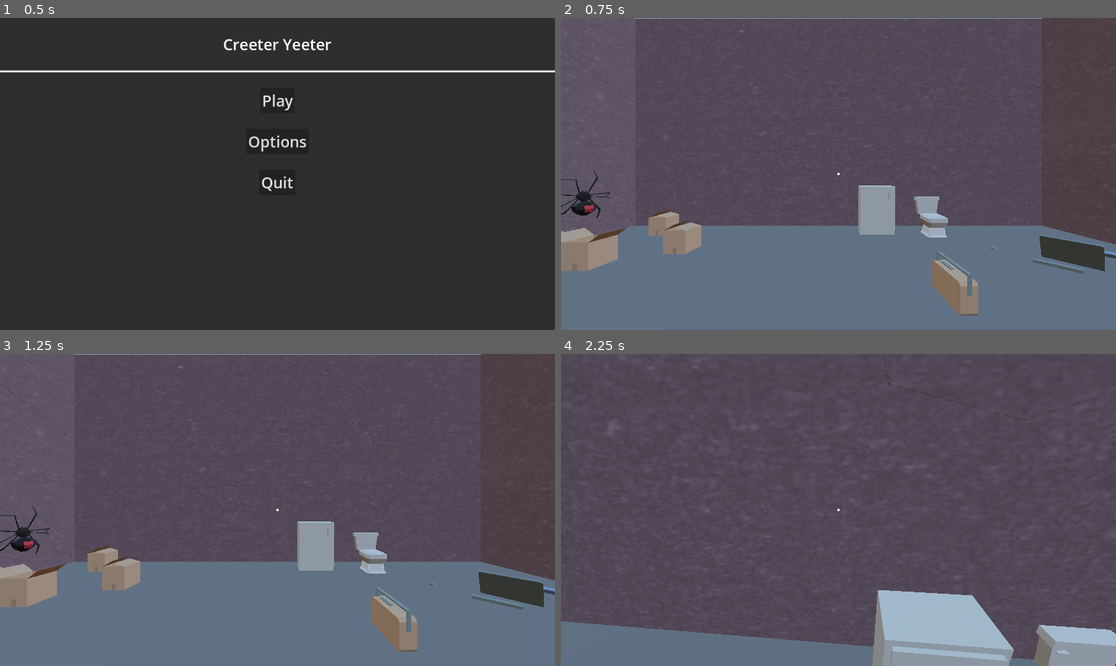
Above: before the commit, frames 1-4 (two rows, left to right).
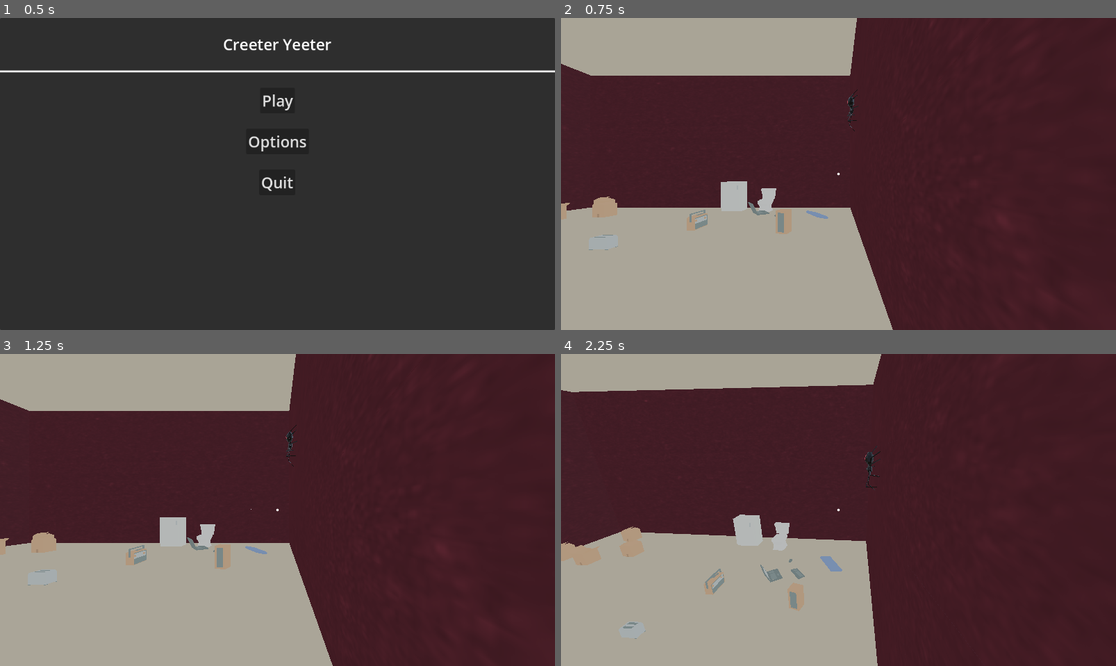
Above: after the commit, the same moments.

Repository: rcorre/wildjam84
Game: Godot game, scene res://menus/title/Title.tscn
Same seed, same stepped clock (60 frames per second), same inputs: the game is played once before the commit and once after it.
Inputs (mouse positions are in pixels of both pictures, inside the frame that each line leads up to):
- Up to frame 1 (0.5 s): no input
- Up to frame 2 (0.75 s): click "Play" at 0.5 s
- Up to frame 3 (1.25 s): no input
- Up to frame 4 (2.25 s): tap Enter at 1.25 s; move the mouse to (866, 510) at 1.27 s; hold Right mouse button (drop) 1.28-2.03 s; hold W (forward) from 1.28 s (still down); tap Space (jump) at 1.52 s; move the mouse to (810, 510) at 2.02 s; click (810, 510) at 2.1 s

Frame 1 is identical in both runs. In frame 2, 100% of the frame differs, in the area x 0-100%, y 0-100%; in frame 3, 100%; in frame 4, 100%.

Commit message:
Add bug spawner, ceiling, ambient light

Diff:
--- a/global/Constants.gd
+++ b/global/Constants.gd
@@ -5,4 +5,6 @@
 	"EAST": "EAST",
 	"WEST": "WEST",
 	"SOUTH": "SOUTH",
+	"UP": "UP",
+	"DOWN": "DOWN",
 }
--- a/scenes/Bugs/Bug.gd
+++ b/scenes/Bugs/Bug.gd
@@ -9,6 +9,8 @@
 
 # How fast the jump animation is
 const JUMP_ANIM_SECS := 0.25
+
+signal on_bug_death(bug: Bug)
 
 @onready var visibility_notifier: VisibleOnScreenNotifier3D = $VisibleOnScreenNotifier3D
 
@@ -106,7 +108,7 @@
 		return
 	health -= damage
 	if health <= 0:
-		get_tree().create_timer(3.0).timeout.connect(queue_free)
+		on_bug_death.emit(self)
 		splat_sound.play()
 		splat_particles.emitting = true
 		collision_layer = 0
--- /dev/null
+++ b/scenes/Bugs/Controller/BugController.gd
@@ -0,0 +1,118 @@
+class_name BugController extends Node3D
+
+const DIFFICULTY_LEVELS = [
+	{
+		# It's assumed that the chances will always total to 100
+		"bugs": [
+			{
+				"name": "Spider",
+				"chance": 100,
+			},
+		],
+		"min_spawn_frequency": 5.0,
+		"max_spawn_frequency": 10.0,
+		"max_concurrent_bugs": 3,
+	},
+]
+
+const ROOM_SIDES = {
+	1: Constants.DIRECTION.NORTH,
+	2: Constants.DIRECTION.EAST,
+	3: Constants.DIRECTION.WEST,
+	4: Constants.DIRECTION.SOUTH,
+	5: Constants.DIRECTION.UP,
+	6: Constants.DIRECTION.DOWN
+}
+
+@export var Spider : PackedScene
+
+var difficulty_level: int
+var bugs : Array[Bug] = []
+
+func _ready() -> void:
+	var timer := Timer.new()
+	add_child(timer)
+	timer.one_shot = true
+	timer.timeout.connect(spawn.bind(timer))
+	spawn(timer)
+
+func _on_bug_death(bug: Bug) -> void:
+	var index := bugs.find(bug)
+	bugs.remove_at(index)
+	get_tree().create_timer(3.0).timeout.connect(bug.queue_free)
+
+func _get_bug_scene(bug_name: String) -> PackedScene:
+	match bug_name:
+		"Spider": return Spider
+		_: return Spider
+
+func _pick_bug(options: Array) -> PackedScene:
+	var rand_val := randi_range(1, 100)
+	for option in options:
+		rand_val -= option.chance
+		if rand_val <= 0:
+			return _get_bug_scene(option.name as String)
+	return _get_bug_scene("")
+
+func _place_on_bounds(bug: Bug, x_bounds: Vector2, y_bounds: Vector2, z_bounds: Vector2) -> void:
+	var final_x : float = INF
+	var final_y : float = INF
+	var final_z : float = INF
+
+	# pick which surface of the room the bug will spawn on
+	var side := ROOM_SIDES[randi_range(1, 6)] as String
+	match side:
+		Constants.DIRECTION.NORTH:
+			final_x = x_bounds.y
+			bug.rotation_degrees = Vector3(90, 0, 90)
+		Constants.DIRECTION.SOUTH:
+			final_x = x_bounds.x
+			# I think I was gimbal locking or something idunno
+			bug.rotation_degrees = Vector3(90, 180, 0)
+			bug.rotate(Vector3.UP, -PI / 2)
+		Constants.DIRECTION.EAST:
+			final_z = z_bounds.y
+			bug.rotation_degrees = Vector3(90, 180, 0)
+		Constants.DIRECTION.WEST:
+			final_z = z_bounds.x
+			bug.rotation_degrees = Vector3(90, 0, 0)
+		Constants.DIRECTION.UP:
+			final_y = y_bounds.y
+			bug.rotation_degrees = Vector3(180, 0, 0)
+		Constants.DIRECTION.DOWN:
+			final_y = y_bounds.x
+			bug.rotation_degrees = Vector3(0, 0, 0)
+
+	if final_x == INF:
+		final_x = randf_range(x_bounds.x, x_bounds.y)
+	if final_y == INF:
+		final_y = randf_range(y_bounds.x, y_bounds.y)
+	if final_z == INF:
+		final_z = randf_range(z_bounds.x, z_bounds.y)
+
+	bug.position = Vector3(final_x, final_y, final_z)
+
+func spawn(timer: Timer) -> void:
+	var config : Dictionary = DIFFICULTY_LEVELS[difficulty_level]
+	timer.start(randf_range(config.min_spawn_frequency as float, config.max_spawn_frequency as float))
+
+	if bugs.size() >= config.max_concurrent_bugs:
+		return
+
+	var next_bug := _pick_bug(config.bugs).instantiate() as Bug
+	bugs.append(next_bug)
+	next_bug.on_bug_death.connect(_on_bug_death)
+
+	add_child(next_bug)
+	_place_on_bounds(
+		next_bug,
+		Vector2(-5.9, 5.9),
+		Vector2(-2.9, 2.9),
+		Vector2(-5.9, 5.9),
+	)
+
+func with_args(
+	level: int,
+) -> BugController:
+	difficulty_level = clamp(level, 0, DIFFICULTY_LEVELS.size())
+	return self
--- /dev/null
+++ b/scenes/Bugs/Controller/BugController.tscn
@@ -0,0 +1,8 @@
+[gd_scene load_steps=3 format=3 uid="uid://bmuj4v85vq2os"]
+
+[ext_resource type="Script" uid="uid://rcv2hs2w8v32" path="res://scenes/Bugs/Controller/BugController.gd" id="1_8mp4u"]
+[ext_resource type="PackedScene" uid="uid://dmv485f177oai" path="res://scenes/Bugs/Spider.tscn" id="2_kk0mv"]
+
+[node name="BugController" type="Node3D"]
+script = ExtResource("1_8mp4u")
+Spider = ExtResource("2_kk0mv")
--- a/scenes/Level/LevelController.gd
+++ b/scenes/Level/LevelController.gd
@@ -25,6 +25,7 @@
 		build_east,
 		build_south,
 		build_west,
+		0, # id - 1, # todo: scale based on distance from center, also add new difficulty levels
 	)
 	self.add_child(new_room)
 	new_room.translate(Vector3.UP * 3)
--- a/scenes/Level/Rooms/FurnitureSets/LivingRoom.tscn
+++ b/scenes/Level/Rooms/FurnitureSets/LivingRoom.tscn
@@ -66,7 +66,7 @@
 
 [node name="televisionModern" parent="." instance=ExtResource("12_qlp8u")]
 transform = Transform3D(-1.5, 0, -1.31134e-07, 0, 1.5, 0, 1.31134e-07, 0, -1.5, 2.00467, 0.984404, 0.332862)
-item_size = 3
+item_size = 2
 
 [node name="lampRoundFloor" parent="." instance=ExtResource("13_nfv1r")]
 transform = Transform3D(1.5, 0, 0, 0, 1.5, 0, 0, 0, 1.5, -4.87908, -0.0149872, 0.0192828)
--- a/scenes/Level/Rooms/Room.gd
+++ b/scenes/Level/Rooms/Room.gd
@@ -6,6 +6,7 @@
 
 @export var walls : Array[PackedScene]
 @export var furniture_sets : Array[PackedScene]
+@export var bug_controller : PackedScene
 
 var wall_offsets = {
 	Constants.DIRECTION.NORTH: Vector4(6, 0, 0, PI / 2),
@@ -20,6 +21,7 @@
 var build_east : bool
 var build_south : bool
 var build_west : bool
+var mobs_difficulty_level : int
 
 func _coin_flip() -> bool:
 	return randi_range(0, 1) == 1
@@ -60,6 +62,9 @@
 	furniture_set.rotate(Vector3.UP, furniture_rotation)
 	furniture_set.translate(Vector3.DOWN * 3)
 
+func _build_bug_controller() -> void:
+	var bc := (bug_controller.instantiate() as BugController).with_args(mobs_difficulty_level)
+	self.add_child(bc)
 
 func _ready() -> void:
 	assert(walls.size() > 0)
@@ -68,9 +73,9 @@
 	self.name = "room%d" % id
 
 	var wall_color = Color.from_rgba8(
-		randi_range(50, 255),
-		randi_range(50, 255),
-		randi_range(50, 255),
+		randi_range(50, 200),
+		randi_range(50, 200),
+		randi_range(50, 200),
 	)
 	var material := StandardMaterial3D.new()
 	material.albedo_color = wall_color
@@ -86,6 +91,7 @@
 		_build_that_wall(Constants.DIRECTION.WEST, material)
 
 	_build_furniture_set()
+	_build_bug_controller()
 
 func _on_wall_break(broken_wall_name: String) -> void:
 	on_room_breach.emit(id, broken_wall_name)
@@ -96,13 +102,14 @@
   build_north_wall := true,
   build_east_wall := true,
   build_south_wall := true,
-  build_west_wall := true
+  build_west_wall := true,
+	room_difficulty_level := 0,
 ) -> Room:
-	# todo: difficulty level or something, room can take over bug generation
 	self.id = room_id
 	self.room_offset = position_offset
 	self.build_north = build_north_wall
 	self.build_east = build_east_wall
 	self.build_south = build_south_wall
 	self.build_west = build_west_wall
+	self.mobs_difficulty_level = room_difficulty_level
 	return self
--- a/scenes/Level/Rooms/Room.tscn
+++ b/scenes/Level/Rooms/Room.tscn
@@ -9,8 +9,10 @@
 [ext_resource type="PackedScene" uid="uid://c1b2hoorv03px" path="res://scenes/Level/Rooms/FurnitureSets/LivingRoom.tscn" id="7_j2tat"]
 [ext_resource type="PackedScene" uid="uid://dayawcma35yft" path="res://scenes/Level/Rooms/FurnitureSets/Barracks.tscn" id="8_3vc61"]
 [ext_resource type="PackedScene" uid="uid://h0gq3ipe30fs" path="res://scenes/Level/Rooms/FurnitureSets/GameJammerCave.tscn" id="9_x3p5o"]
+[ext_resource type="PackedScene" uid="uid://bmuj4v85vq2os" path="res://scenes/Bugs/Controller/BugController.tscn" id="10_i5fjv"]
 
 [node name="Room" type="Node3D"]
 script = ExtResource("1_ftteg")
 walls = Array[PackedScene]([ExtResource("2_xgo5k"), ExtResource("3_u1muq")])
 furniture_sets = Array[PackedScene]([ExtResource("4_u1muq"), ExtResource("5_12eac"), ExtResource("6_4mnbc"), ExtResource("7_j2tat"), ExtResource("8_3vc61"), ExtResource("9_x3p5o")])
+bug_controller = ExtResource("10_i5fjv")
--- a/scenes/Main.tscn
+++ b/scenes/Main.tscn
@@ -1,7 +1,6 @@
-[gd_scene load_steps=10 format=3 uid="uid://ksrgiopp2i6f"]
+[gd_scene load_steps=11 format=3 uid="uid://ksrgiopp2i6f"]
 
 [ext_resource type="PackedScene" uid="uid://dt8d8bapujifn" path="res://scenes/Player.tscn" id="1_elqb8"]
-[ext_resource type="PackedScene" uid="uid://dmv485f177oai" path="res://scenes/Bugs/Spider.tscn" id="4_rarhs"]
 [ext_resource type="Script" uid="uid://v7r44van6ys4" path="res://scenes/Level/LevelController.gd" id="8_q8u5g"]
 [ext_resource type="PackedScene" uid="uid://cjm3fhg3ivebn" path="res://scenes/Level/Rooms/Room.tscn" id="9_lhr70"]
 
@@ -15,12 +14,22 @@
 [sub_resource type="Environment" id="Environment_0bbpv"]
 background_mode = 2
 sky = SubResource("Sky_rvslj")
+ambient_light_color = Color(1, 1, 1, 1)
+ambient_light_sky_contribution = 0.0
+ambient_light_energy = 0.3
 tonemap_mode = 2
 
+[sub_resource type="StandardMaterial3D" id="StandardMaterial3D_0bbpv"]
+albedo_color = Color(0.901822, 0.872633, 0.793984, 1)
+
 [sub_resource type="PlaneMesh" id="PlaneMesh_elqb8"]
+material = SubResource("StandardMaterial3D_0bbpv")
 size = Vector2(100, 100)
 
 [sub_resource type="WorldBoundaryShape3D" id="WorldBoundaryShape3D_qnwvq"]
+
+[sub_resource type="WorldBoundaryShape3D" id="WorldBoundaryShape3D_0bbpv"]
+plane = Plane(0, -1, 0, 0)
 
 [node name="Main" type="Node3D"]
 
@@ -29,26 +38,26 @@
 
 [node name="Player" parent="." instance=ExtResource("1_elqb8")]
 
-[node name="StaticBody3D" type="StaticBody3D" parent="."]
+[node name="FloorStaticBody3D" type="StaticBody3D" parent="."]
 transform = Transform3D(10, 0, 0, 0, 10, 0, 0, 0, 10, 0, 0, 0)
 
-[node name="FloorMesh" type="MeshInstance3D" parent="StaticBody3D"]
+[node name="FloorMesh" type="MeshInstance3D" parent="FloorStaticBody3D"]
 mesh = SubResource("PlaneMesh_elqb8")
 skeleton = NodePath("../..")
 
-[node name="FloorShape" type="CollisionShape3D" parent="StaticBody3D"]
+[node name="FloorShape" type="CollisionShape3D" parent="FloorStaticBody3D"]
 shape = SubResource("WorldBoundaryShape3D_qnwvq")
 
-[node name="Bugs" type="Node3D" parent="."]
+[node name="CeilingStatidBody3D" type="StaticBody3D" parent="."]
+transform = Transform3D(10, 0, 0, 0, 10, 0, 0, 0, 10, 0, 6, 0)
 
-[node name="Spider" parent="Bugs" instance=ExtResource("4_rarhs")]
-transform = Transform3D(1, 0, 0, 0, 1, 0, 0, 0, 1, -3.98942, 0, 0)
+[node name="CeilingMesh" type="MeshInstance3D" parent="CeilingStatidBody3D"]
+transform = Transform3D(-1, 7.64274e-15, 8.74228e-08, 0, -1, 8.74228e-08, 8.74228e-08, 8.74228e-08, 1, 0, 0, 0)
+mesh = SubResource("PlaneMesh_elqb8")
+skeleton = NodePath("../..")
 
-[node name="Spider2" parent="Bugs" instance=ExtResource("4_rarhs")]
-transform = Transform3D(1, 0, 0, 0, -4.37114e-08, 1, 0, -1, -4.37114e-08, -3.98942, 1, 6.62231)
-
-[node name="Spider3" parent="Bugs" instance=ExtResource("4_rarhs")]
-transform = Transform3D(-4.37114e-08, -1, 0, -4.37114e-08, 0, 1, -1, 4.37114e-08, -4.37114e-08, 5.69049, 1, 4.4359)
+[node name="CeilingShape" type="CollisionShape3D" parent="CeilingStatidBody3D"]
+shape = SubResource("WorldBoundaryShape3D_0bbpv")
 
 [node name="LevelController" type="Node3D" parent="."]
 script = ExtResource("8_q8u5g")
Not shown, added: scenes/Bugs/Controller/BugController.gd.uid
Not shown: 1 places in scenes/Level/Rooms/Room.tscn that only renumber resources
